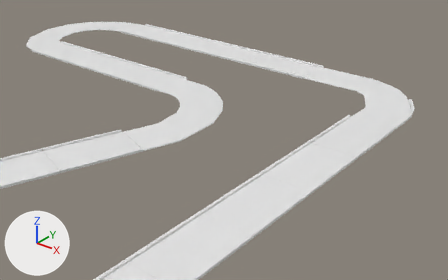
A saved change to the Blender file testTrack/testTrack.blend.
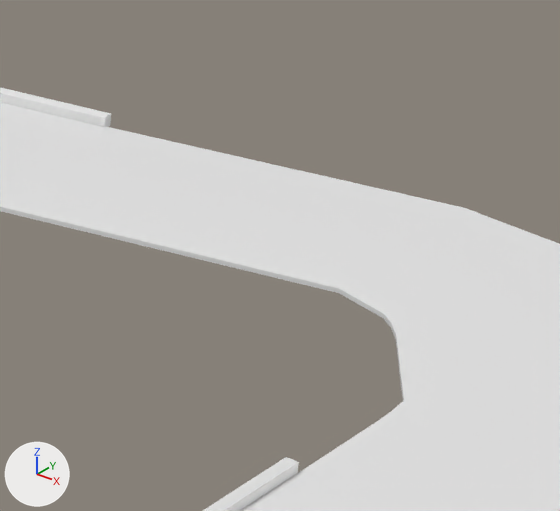
Old and new are each drawn from a camera (50 mm lens) standing at (64.2, -29.0, 33.0) and looking at (9.8, 39.0, -9.2) and again close up on the part from 69% to 87% of the width and 18% to 44% of the height. Every picture has the same lights, and +X, +Y and +Z are marked at lower left.

The first close-up shows 'Cube.002', 'Curb.013', 'Curb.016', 'straightRoadSection.006'.
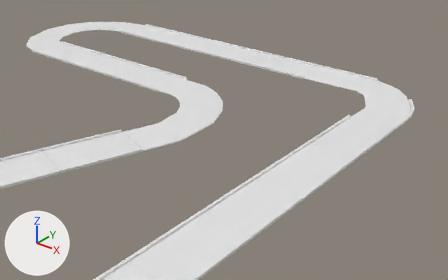
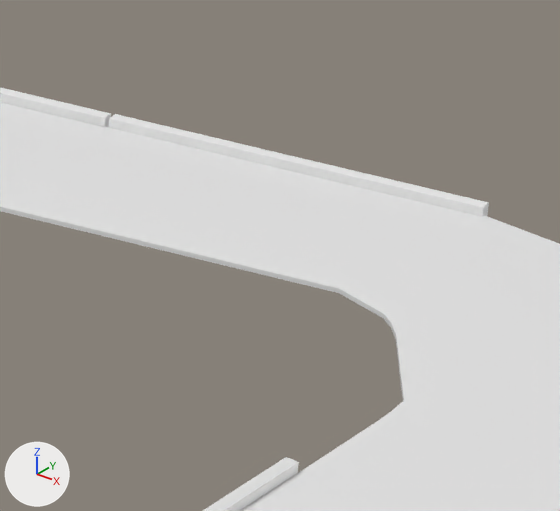
Edits to the bpy script that builds the scene:
```text
Add ob_curb_050:
    ob_curb_050 = bpy.data.objects.new('Curb.050', me_cube_022.copy())  # the mesh of ob_curb_013
    ob_curb_050.location = (22.32, 54.75, 0.19)
    ob_curb_050.rotation_euler = (0.0, 0.0, -1.575)  # degrees (0, 0, -90)
    ob_curb_050.scale = (1.0, 4.62, 1.0)
```

Boxes [x1, y1, x2, y2] around the edits, measured in the close-ups (560 x 511 px):
'Curb.050', added: after [109, 114, 489, 217]
